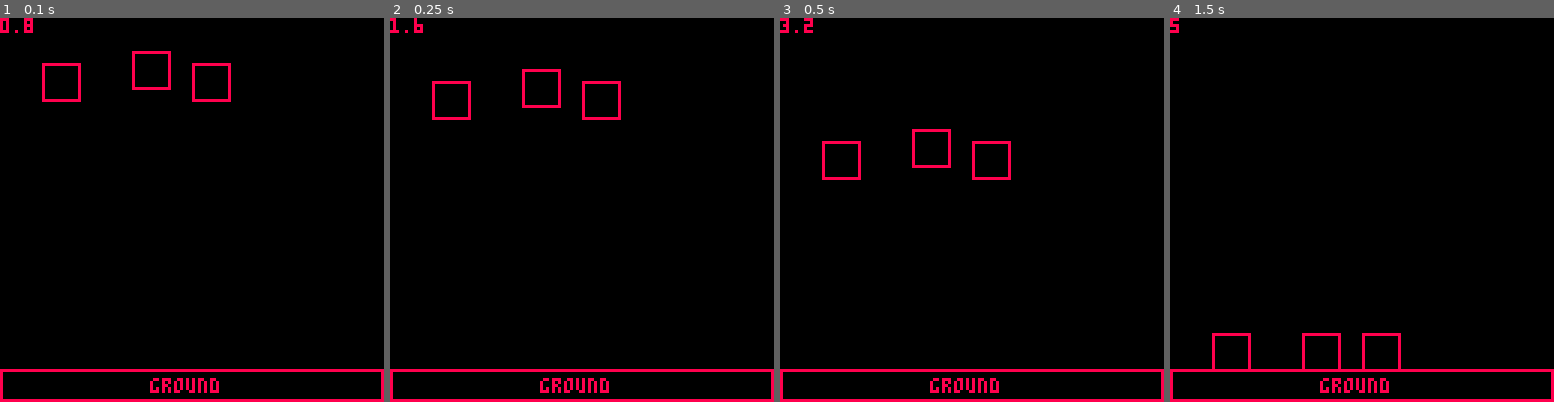
Above: before the commit, frames 1-4 (left to right).
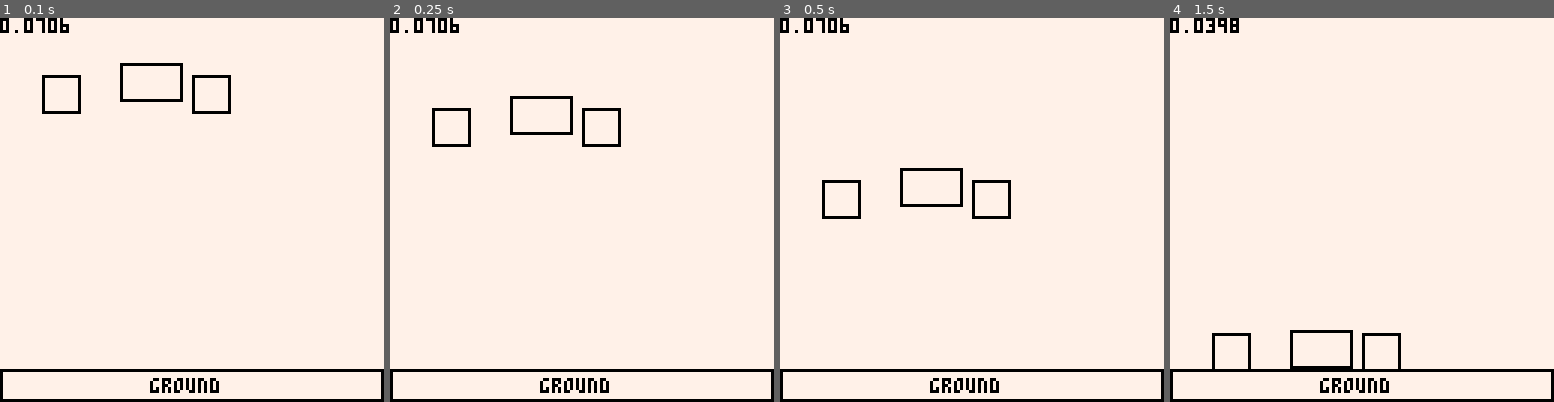
Above: after the commit, the same moments.

Repository: kevylet/PICO-Physics
Game: PICO-8 cartridge physics.p8
Two runs of this game, one before a commit and one after it. Both use one fixed random seed, a clock stepped at 60 frames per second and the inputs below.
Inputs:
- Up to frame 1 (0.1 s): no input
- Up to frame 2 (0.25 s): no input
- Up to frame 3 (0.5 s): no input
- Up to frame 4 (1.5 s): no input

The runs differ from the first frame. In frame 1, 99% of the frame differs, in the area x 0-100%, y 0-100%; in frame 2, 99%; in frame 3, 99%; in frame 4, 99%.

Commit message:
Added Rotation
- boxes can be rotated using rotate_box()
- added cpu statistics
- added skin to boxes to make collisions look a little nicer
- fixed indentation

Diff:
--- a/physics.p8
+++ b/physics.p8
@@ -5,167 +5,204 @@
 --
 
 boxes = {}
-gravity = .2 -- how quickly the box accelerates due to gravity
-terminal_v = 5 -- the maximum falling speed of a box (maybe change with size or mass?)
-
---   p1----p2
---    |    |
---    |    |
---   p3----p4
+gravity = .5 -- how quickly the box accelerates due to gravity
+terminal_v = 3 -- the maximum falling speed of a box (maybe change with size or mass?)
+skin_r = 1
+
+--   p1-------p2
+--    |       |
+--    |   +   |
+--    |  c    |
+--   p3-------p4
 
 function spawn_box(size, location, movable)
-	local new_box = {}
-	new_box["points"] = {}
-
-    -- point 1
-    new_box["points"]["x1"] = location[1] - (size[1] / 2)
-    new_box["points"]["y1"] = location[2] - (size[2] / 2)
-	-- point 2
-    new_box["points"]["x2"] = location[1] + (size[1] / 2)
-    new_box["points"]["y2"] = location[2] - (size[2] / 2)
-	-- point 3
-    new_box["points"]["x3"] = location[1] - (size[1] / 2)
-    new_box["points"]["y3"] = location[2] + (size[2] / 2)
-	-- point 4
-    new_box["points"]["x4"] = location[1] + (size[1] / 2)
-    new_box["points"]["y4"] = location[2] + (size[2] / 2)
-
-	new_box["velocities"] = {}
-	new_box["velocities"]["vx1"] = 0
-    new_box["velocities"]["vy1"] = 0
-	new_box["velocities"]["vx2"] = 0
-    new_box["velocities"]["vy2"] = 0
-	new_box["velocities"]["vx3"] = 0
-    new_box["velocities"]["vy3"] = 0
-	new_box["velocities"]["vx4"] = 0
-    new_box["velocities"]["vy4"] = 0
-
-	new_box["movable"] = movable
-
-	add(boxes, new_box)
-end
-
-function ease(v)
-    local increased = v
-    if v < terminal_v then
-        v += gravity
-        return v
-    else
-        v = terminal_v
-        return v
-    end
+ local new_box = {}
+ new_box["points"] = {}
+ new_box["points"]["cx"] = location[1]
+ new_box["points"]["cy"] = location[2]
+ -- point 1
+ new_box["points"]["x1"] = location[1] - (size[1] / 2)
+ new_box["points"]["y1"] = location[2] - (size[2] / 2)
+ -- point 2
+ new_box["points"]["x2"] = location[1] + (size[1] / 2)
+ new_box["points"]["y2"] = location[2] - (size[2] / 2)
+ -- point 3
+ new_box["points"]["x3"] = location[1] - (size[1] / 2)
+ new_box["points"]["y3"] = location[2] + (size[2] / 2)
+ -- point 4
+ new_box["points"]["x4"] = location[1] + (size[1] / 2)
+ new_box["points"]["y4"] = location[2] + (size[2] / 2)
+
+ new_box["velocities"] = {}
+ -- point 1
+ new_box["velocities"]["vx1"] = 0
+ new_box["velocities"]["vy1"] = 0
+ -- point 2
+ new_box["velocities"]["vx2"] = 0
+ new_box["velocities"]["vy2"] = 0
+ -- point 3
+ new_box["velocities"]["vx3"] = 0
+ new_box["velocities"]["vy3"] = 0
+ -- point 4
+ new_box["velocities"]["vx4"] = 0
+ new_box["velocities"]["vy4"] = 0
+
+ new_box["movable"] = movable
+
+ new_box.angle = 0
+
+ add(boxes, new_box)
+end
+
+function ease(i,g,s)
+-- i: initial value
+-- g: goal value
+-- s: step size
+ if i < g then
+  i += s
+  return i
+ else
+  i = g
+  return i
+ end
 end
 
 function apply_gravity(b)
-    if b["movable"]==true then
-        b.velocities.vy1 = ease(b.velocities.vy1)
-        b.velocities.vy2 = ease(b.velocities.vy2)
-        b.velocities.vy3 = ease(b.velocities.vy3)
-        b.velocities.vy4 = ease(b.velocities.vy4)
-    else
-        b.velocities.vy1 = 0
-        b.velocities.vy2 = 0
-        b.velocities.vy3 = 0
-        b.velocities.vy4 = 0
-    end
+ if b.movable == true then
+  b.velocities.vy1 = ease(b.velocities.vy1,terminal_v,gravity)
+  b.velocities.vy2 = ease(b.velocities.vy2,terminal_v,gravity)
+  b.velocities.vy3 = ease(b.velocities.vy3,terminal_v,gravity)
+  b.velocities.vy4 = ease(b.velocities.vy4,terminal_v,gravity)
+ else
+  b.velocities.vy1 = 0
+  b.velocities.vy2 = 0
+  b.velocities.vy3 = 0
+  b.velocities.vy4 = 0
+ end
+end
+
+function rotate_point(cx,cy,angle,ox,oy)
+ local a = (angle % 360) + 360
+
+ local s = sin(angle / 360)
+ local c = cos(angle / 360)
+
+ local x = ox - cx
+ local y = oy - cy
+
+ local x_new = x * c - y * s
+ local y_new = x * s + y * c
+
+ x = x_new + cx
+ y = y_new + cy
+ return {x, y}
+end
+
+function rotate_box(b,angle,cx,cy)
+ b.points.x1 = rotate_point(b.points.cx, b.points.cy, angle, b.points.x1, b.points.y1)[1]
+ b.points.y1 = rotate_point(b.points.cx, b.points.cy, angle, b.points.x1, b.points.y1)[2]
+ b.points.x2 = rotate_point(b.points.cx, b.points.cy, angle, b.points.x2, b.points.y2)[1]
+ b.points.y2 = rotate_point(b.points.cx, b.points.cy, angle, b.points.x2, b.points.y2)[2]
+ b.points.x3 = rotate_point(b.points.cx, b.points.cy, angle, b.points.x3, b.points.y3)[1]
+ b.points.y3 = rotate_point(b.points.cx, b.points.cy, angle, b.points.x3, b.points.y3)[2]
+ b.points.x4 = rotate_point(b.points.cx, b.points.cy, angle, b.points.x4, b.points.y4)[1]
+ b.points.y4 = rotate_point(b.points.cx, b.points.cy, angle, b.points.x4, b.points.y4)[2]
+ b.angle = (b.angle + angle) % 360
 end
 
 function collision(b1,b2)
-
-   if  b1["points"]["x1"] < b2["points"]["x2"] and
-      b1["points"]["x2"] > b2["points"]["x1"] and
-      b1["points"]["y1"] < b2["points"]["y3"] and
-      b1["points"]["y3"] > b2["points"]["y1"] then
-         return 1
-   else
-      local b1c = copy(b1)
-      local b2c = copy(b2)
-
-      update_box(b1c)
-      update_box(b2c)
-      if b1c["points"]["x1"] < b2c["points"]["x2"] and
-         b1c["points"]["x2"] > b2c["points"]["x1"] and
-         b1c["points"]["y1"] < b2c["points"]["y3"] and
-         b1c["points"]["y3"] > b2c["points"]["y1"] then
-            return 500
-      end
-   end
-   return 0
-end
-
+ if  b1["points"]["x1"]          < b2["points"]["x2"] + skin_r and
+     b1["points"]["x2"] + skin_r > b2["points"]["x1"]          and
+     b1["points"]["y1"]          < b2["points"]["y3"] + skin_r and
+     b1["points"]["y3"] + skin_r > b2["points"]["y1"]          then
+  return 1
+ else
+  local b1c = copy(b1)
+  local b2c = copy(b2)
+
+  update_box(b1c)
+  update_box(b2c)
+  if b1c["points"]["x1"]          < b2c["points"]["x2"] + skin_r and
+     b1c["points"]["x2"] + skin_r > b2c["points"]["x1"]          and
+     b1c["points"]["y1"]          < b2c["points"]["y3"] + skin_r and
+     b1c["points"]["y3"] + skin_r > b2c["points"]["y1"]          then
+   return 500
+  end
+ end
+ return 0
+end
 
 function copy(o)
-  local c
-  if type(o) == 'table' then
-    c = {}
-    for k, v in pairs(o) do
-      c[k] = copy(v)
-    end
-  else
-    c = o
+ local c
+ if type(o) == 'table' then
+  c = {}
+  for k, v in pairs(o) do
+    c[k] = copy(v)
   end
-  return c
+ else
+  c = o
+ end
+ return c
 end
 
 function update_box(b)
-    b.points.x1 += b.velocities.vx1
-    b.points.y1 += b.velocities.vy1
-    b.points.x2 += b.velocities.vx2
-    b.points.y2 += b.velocities.vy2
-    b.points.x3 += b.velocities.vx3
-    b.points.y3 += b.velocities.vy3
-    b.points.x4 += b.velocities.vx4
-    b.points.y4 += b.velocities.vy4
+ b.points.x1 += b.velocities.vx1
+ b.points.y1 += b.velocities.vy1
+ b.points.x2 += b.velocities.vx2
+ b.points.y2 += b.velocities.vy2
+ b.points.x3 += b.velocities.vx3
+ b.points.y3 += b.velocities.vy3
+ b.points.x4 += b.velocities.vx4
+ b.points.y4 += b.velocities.vy4
 end
 
 function update_boxes(bxs)
-    for b1 in all(bxs) do
-        local flag = 0
-        local ob
-        for b2 in all(bxs) do
-            flag+=collision(b1,b2)
-            ob = b2
-        end
-        if flag <= 1 then
-            apply_gravity(b1)
-            update_box(b1)
-        elseif flag >= 500 then
-            b1["velocities"]["vy1"] = 1
-            b1["velocities"]["vy2"] = 1
-            b1["velocities"]["vy3"] = 1
-            b1["velocities"]["vy4"] = 1
-            flag = 1
-        end
-    end
+ for b1 in all(bxs) do
+  local flag = 0
+  local ob
+  for b2 in all(bxs) do
+   flag+=collision(b1,b2)
+   ob = b2
+  end
+  if flag <= 1 then
+   apply_gravity(b1)
+   update_box(b1)
+  elseif flag >= 500 then
+   b1["velocities"]["vy1"] = 1
+   b1["velocities"]["vy2"] = 1
+   b1["velocities"]["vy3"] = 1
+   b1["velocities"]["vy4"] = 1
+   flag = 1
+  end
+ end
+end
+
+function draw_boxes(bxs)
+ for b in all(bxs) do
+  line( b["points"]["x1"], b["points"]["y1"], b["points"]["x2"], b["points"]["y2"])
+  line( b["points"]["x1"], b["points"]["y1"], b["points"]["x3"], b["points"]["y3"])
+  line( b["points"]["x2"], b["points"]["y2"], b["points"]["x4"], b["points"]["y4"])
+  line( b["points"]["x3"], b["points"]["y3"], b["points"]["x4"], b["points"]["y4"])
+ end
 end
 
 function _init()
-    spawn_box({12,12},{50,16}, true)
-    spawn_box({12,12},{70,20}, true)
-    spawn_box({12,12},{20,20}, true)
-    spawn_box({127,10},{64,122}, false)
+ spawn_box({20,12},{50,16}, true)
+ spawn_box({12,12},{70,20}, true)
+ spawn_box({12,12},{20,20}, true)
+ spawn_box({127,10},{64,122}, false)
 end
 
 function _update()
-    update_boxes(boxes)
+ update_boxes(boxes)
 end
 
 function _draw()
-    cls()
-    -- set color to red
-    color(8)
-    print(boxes[1].velocities.vy1)
-    print("ground",50,120)
-
-    for b in all(boxes) do
-        -- rect representation
-        --rect( b["points"]["x1"], b["points"]["y1"],  b["points"]["x3"],b["points"]["y3"], 4)
-
-        line( b["points"]["x1"], b["points"]["y1"], b["points"]["x2"], b["points"]["y2"])
-        line( b["points"]["x1"], b["points"]["y1"], b["points"]["x3"], b["points"]["y3"])
-        line( b["points"]["x2"], b["points"]["y2"], b["points"]["x4"], b["points"]["y4"])
-        line( b["points"]["x3"], b["points"]["y3"], b["points"]["x4"], b["points"]["y4"])
-    end
+ cls(7)
+ color(0)
+ print(stat(1))
+ print("ground",50,120)
+ draw_boxes(boxes)
 end
 
 __gfx__
